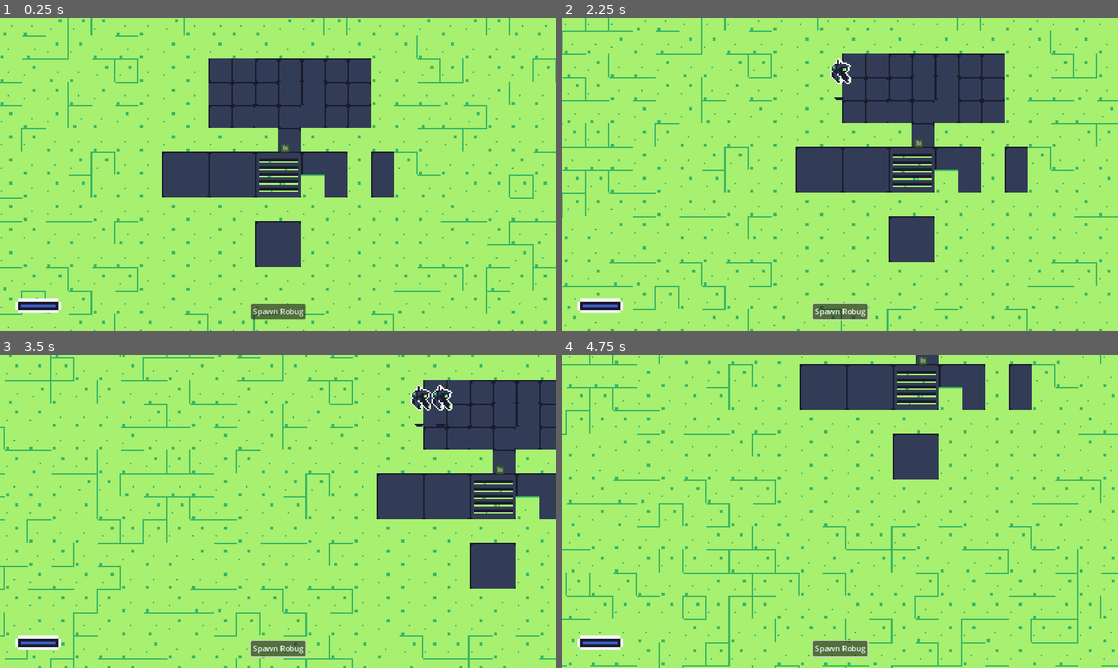
Above: before the commit, frames 1-4 (two rows, left to right).
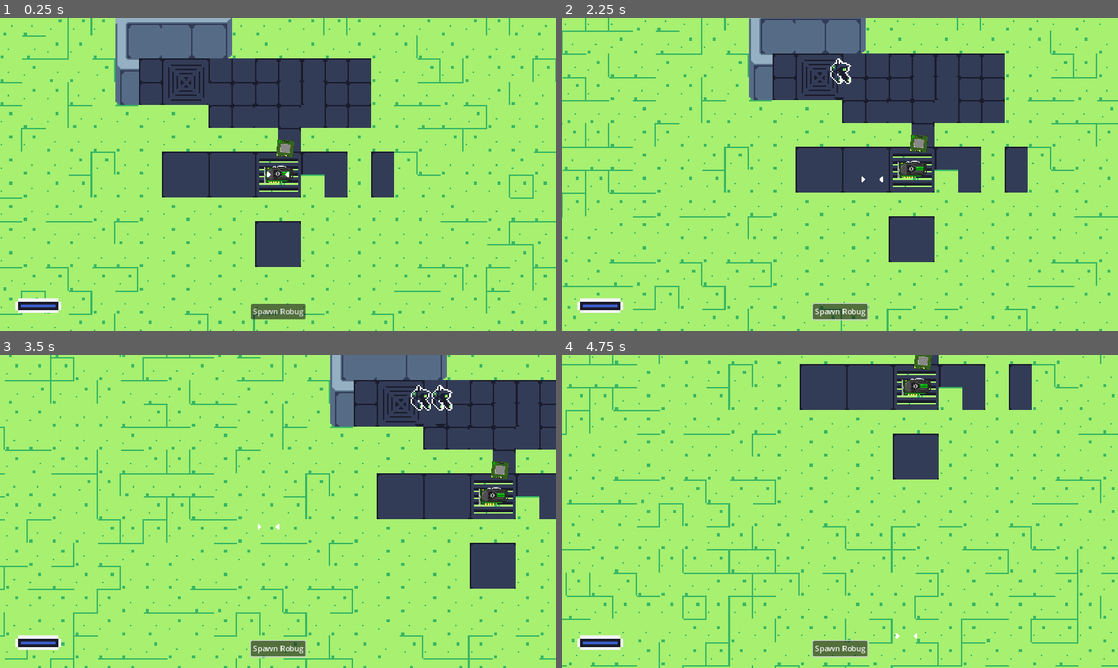
Above: after the commit, the same moments.

Repository: hyvnova/codebugs-game
Game: Godot game, scene res://world.tscn
The game is run twice, just before and just after one commit, with the same random seed, the same clock (stepped at 60 frames per second) and the same inputs.
Inputs (mouse positions are in pixels of both pictures, inside the frame that each line leads up to):
- Up to frame 1 (0.25 s): no input
- Up to frame 2 (2.25 s): click "Spawn Robug" at 0.5 s; tap Enter at 1.25 s; move the mouse to (962, 158) at 1.27 s; hold D (right) 1.28-2 s; tap E (use) at 1.35 s; click (962, 158) at 1.42 s; drag from (728, 190) to (945, 174) at 2.02 s
- Up to frame 3 (3.5 s): tap Space at 2.75 s; move the mouse to (333, 442) at 2.77 s; hold D (right) from 2.78 s (still down); tap E (use) at 2.85 s
- Up to frame 4 (4.75 s): release D (right) at 3.5 s; drag from (812, 574) to (673, 464) at 3.52 s; tap Enter at 4.25 s; move the mouse to (1006, 558) at 4.27 s; hold A (left) from 4.28 s (still down); tap E (use) at 4.35 s

The runs differ from the first frame. In frame 1, 5.5% of the frame differs, in the area x 20-53%, y 0-54%; in frame 2, 5.1%; in frame 3, 4.4%; in frame 4, 0.3%.

Commit message:
Adding inventory sytem

Diff:
--- a/scenes/hud.tscn
+++ b/scenes/hud.tscn
@@ -1,5 +1,6 @@
-[gd_scene load_steps=4 format=3 uid="uid://d3sueglj6n7pu"]
+[gd_scene load_steps=5 format=3 uid="uid://d3sueglj6n7pu"]
 
+[ext_resource type="PackedScene" uid="uid://bxbnos3drxhfp" path="res://scenes/inventory_ui.tscn" id="1_th3nq"]
 [ext_resource type="Script" path="res://scripts/NewRobug.gd" id="2_tu038"]
 [ext_resource type="Texture2D" uid="uid://kb5rrfy03va2" path="res://assets/Tech Dungeon Roguelite - Asset Pack (DEMO)/UI/ui x2.png" id="2_wgj1q"]
 
@@ -9,6 +10,15 @@
 
 [node name="HUD" type="CanvasLayer"]
 layer = 10
+
+[node name="InventoryUI" parent="." instance=ExtResource("1_th3nq")]
+anchors_preset = 6
+anchor_left = 1.0
+anchor_top = 0.5
+anchor_right = 1.0
+anchor_bottom = 0.5
+grow_horizontal = 0
+grow_vertical = 2
 
 [node name="Energy" type="TextureRect" parent="."]
 anchors_preset = 2
--- a/scenes/inventory_item.tscn
+++ b/scenes/inventory_item.tscn
@@ -4,7 +4,7 @@
 
 [sub_resource type="CircleShape2D" id="CircleShape2D_m1ro3"]
 
-[node name="Inventory_Item" type="Node2D" groups=["Items"]]
+[node name="InventoryItem" type="Node2D" groups=["Items"]]
 script = ExtResource("1_ckp2a")
 
 [node name="Area2D" type="Area2D" parent="."]
--- a/scenes/map.tscn
+++ b/scenes/map.tscn
@@ -914,5 +914,4 @@
 layer_0/tile_data = PackedInt32Array(-65538, 4587520, 6, -2, 4521984, 2, 65534, 4521984, 3, 131070, 4587520, 7, -65537, …(40395 unchanged characters)…
 
 [node name="RobugSpawn" parent="." instance=ExtResource("2_kcffh")]
-visible = false
 position = Vector2(-63.7812, -64)
--- a/scenes/player.tscn
+++ b/scenes/player.tscn
@@ -6,7 +6,6 @@
 [sub_resource type="CircleShape2D" id="CircleShape2D_kr4k2"]
 
 [node name="Player" type="Area2D" groups=["player"]]
-position = Vector2(0, 1)
 scale = Vector2(2, 2)
 script = ExtResource("2_btjev")
 
--- a/scripts/global.gd
+++ b/scripts/global.gd
@@ -17,29 +17,37 @@
 	# Initializes the inventory with 30 slots (spread over 9 blocks per row)
 	inventory.resize(30)
 
+
 # Adds an item to the inventory, returns true if successful
-func add_item(item):
+func add_item(item) -> bool:
 	for i in range(inventory.size()):
 		# Check if the item exists in the inventory and matches both type and effect
-		if inventory[i] != null and inventory[i]["type"] == item["type"] and inventory[i]["effect"] == item["effect"]:
+		if inventory[i] != null and inventory[i]["type"] == item["type"]:
 			inventory[i]["quantity"] += item["quantity"]
 			inventory_updated.emit()
 			print("Item added", inventory)
 			return true
+
+		# Add the item to the first available slot
 		elif inventory[i] == null:
 			inventory[i] = item
 			inventory_updated.emit()
 			print("Item added", inventory)
 			return true
+
 	return false
 
 # Removes an item from the inventory based on type and effect
-func remove_item(item_type, item_effect):
+func remove_item(item_type) -> bool:
 	for i in range(inventory.size()):
-		if inventory[i] != null and inventory[i]["type"] == item_type and inventory[i]["effect"] == item_effect:
+		# If the item exists in the inventory and matches the type
+		if inventory[i] != null and inventory[i]["type"] == item_type:
 			inventory[i]["quantity"] -= 1
+
+			# If the quantity reaches zero, remove the item from the inventory
 			if inventory[i]["quantity"] <= 0:
 				inventory[i] = null
+
 			inventory_updated.emit()
 			return true
 	return false
--- a/scripts/inventory_item.gd
+++ b/scripts/inventory_item.gd
@@ -6,7 +6,8 @@
 @export var item_type = ""
 @export var item_texture: Texture
 
-const scene_path: String = "res://scripts/inventory_item.tscn"
+const scene_path: String = "res://scenes/inventory_item.tscn"
+const scene = preload(scene_path)
 
 # Scene-Tree Node references
 @onready var icon_sprite = $Sprite2D
@@ -15,14 +16,14 @@
 var player_in_range = false
 
 
-static func new_item(type: String, texture: Texture, position: Vector2) -> InventoryItem:
-	var ins = InventoryItem.new()
+static func new_item(type: String, texture: Texture, pos: Vector2) -> InventoryItem:
+	var ins = scene.instantiate()
 
 	# Set the items values for spawning
 	ins.item_type = type
 	ins.item_texture = texture
 
-	ins.global_position = position
+	ins.global_position = pos
 
 	return ins
 
--- a/scripts/inventory_slot.gd
+++ b/scripts/inventory_slot.gd
@@ -39,12 +39,7 @@
 	item = new_item
 	icon.texture = item["texture"]
 	quantity_label.text = str(item["quantity"])
-	item_name.text = str(item["name"])
 	item_type.text = str(item["type"])
-	if item["effect"] != "":
-		item_effect.text = str("+ ", item["effect"])
-	else:
-		item_effect.text = ""
 
 # Remove item from inventory and drop it back into the world
 func _on_drop_button_pressed():
@@ -53,15 +48,15 @@
 		var drop_offset = Vector2(0, 50)
 		drop_offset = drop_offset.rotated(Global.player_node.rotation)
 		Global.drop_item(item, drop_position + drop_offset)
-		Global.remove_item(item["type"], item["effect"])
+		Global.remove_item(item["type"])
 		usage_panel.visible = false
 
 # Remove item from inventory, use it, and apply its effect (if possible)
 func _on_use_button_pressed():
 	usage_panel.visible = false
-	if item != null and item["effect"] != "":
+	if item != null:
 		if Global.player_node:
 			Global.player_node.apply_item_effect(item)
-			Global.remove_item(item["type"], item["effect"])
+			Global.remove_item(item["type"])
 		else:
 			print("Player could not be found")
--- a/scripts/main_camera.gd
+++ b/scripts/main_camera.gd
@@ -40,3 +40,12 @@
 			if zoom.x < MIN_ZOOM:
 				zoom.x = MIN_ZOOM
 				zoom.y = MIN_ZOOM
+
+	keep_childrem_centered()
+
+func keep_childrem_centered():
+	# Keep the child centered
+	var child = get_children(true)
+	if is_instance_of(child, Node2D):
+		child.position = Vector2.ZERO
+		self.position = -child.global_position + get_viewport_rect().size / 2
--- a/scripts/player.gd
+++ b/scripts/player.gd
@@ -29,7 +29,7 @@
 		self.position.x += velocity[0] * mult
 		self.position.y += velocity[1] * mult
 
-func _physics_process(delta):
+func _physics_process(_delta):
 	# Keyboard movement
 	var input_direction = Input.get_vector("left", "right", "up", "down")
 	velocity = input_direction * speed
@@ -47,7 +47,7 @@
 		# Tween self to center the collided area
 		return await select(position + offset)
 
-func _on_area_exited(area):
+func _on_area_exited(_area):
 	await unselect()
 
 # When Colliding with an object
--- a/scripts/world.gd
+++ b/scripts/world.gd
@@ -1,13 +1,17 @@
 extends Node2D
 
+
+@onready var ItemLayer = $ItemLayer
+
+var rng = RandomNumberGenerator.new()
 
 # Called when the node enters the scene tree for the first time.
 func _ready():
 
+	const texture = preload("res://assets/Hardware/asus460_0.png")
+
 	# Spawn some random ass items
-	InventoryItem.new_item("crap", preload("res://assets/Hardware/asus460_0.png"), Vector2(0, 0))
+	for i in range(10):
+		var item = InventoryItem.new_item("crap", texture, Player.global_position)
 
-
-# Called every frame. 'delta' is the elapsed time since the previous frame.
-func _process(delta):
-	pass
+		ItemLayer.add_child(item)
--- a/world.tscn
+++ b/world.tscn
@@ -1,10 +1,11 @@
-[gd_scene load_steps=6 format=3 uid="uid://h40o4yukp53b"]
+[gd_scene load_steps=7 format=3 uid="uid://h40o4yukp53b"]
 
 [ext_resource type="Script" path="res://scripts/world.gd" id="1_8qybo"]
 [ext_resource type="PackedScene" uid="uid://c13b5urkp2x7v" path="res://scenes/main_camera.tscn" id="2_np8oy"]
 [ext_resource type="PackedScene" uid="uid://b32jn77vkqne5" path="res://scenes/crap.tscn" id="3_tmjqe"]
 [ext_resource type="PackedScene" uid="uid://cy3pvgmleqnmt" path="res://scenes/map.tscn" id="4_2mfbg"]
 [ext_resource type="PackedScene" uid="uid://d3sueglj6n7pu" path="res://scenes/hud.tscn" id="4_q4un5"]
+[ext_resource type="PackedScene" uid="uid://bl6f52diigu10" path="res://scenes/player.tscn" id="6_j7ckx"]
 
 [node name="World" type="Node2D" groups=["world"]]
 script = ExtResource("1_8qybo")
@@ -15,8 +16,13 @@
 [node name="Crap" parent="." instance=ExtResource("3_tmjqe")]
 position = Vector2(15, -54)
 rotation = 0.0872665
+scale = Vector2(0.75, 0.75)
 
 [node name="MainCamera" parent="." instance=ExtResource("2_np8oy")]
 anchor_mode = 1
 
 [node name="HUD" parent="MainCamera" instance=ExtResource("4_q4un5")]
+
+[node name="ItemLayer" type="Node2D" parent="."]
+
+[node name="Player" parent="." instance=ExtResource("6_j7ckx")]
